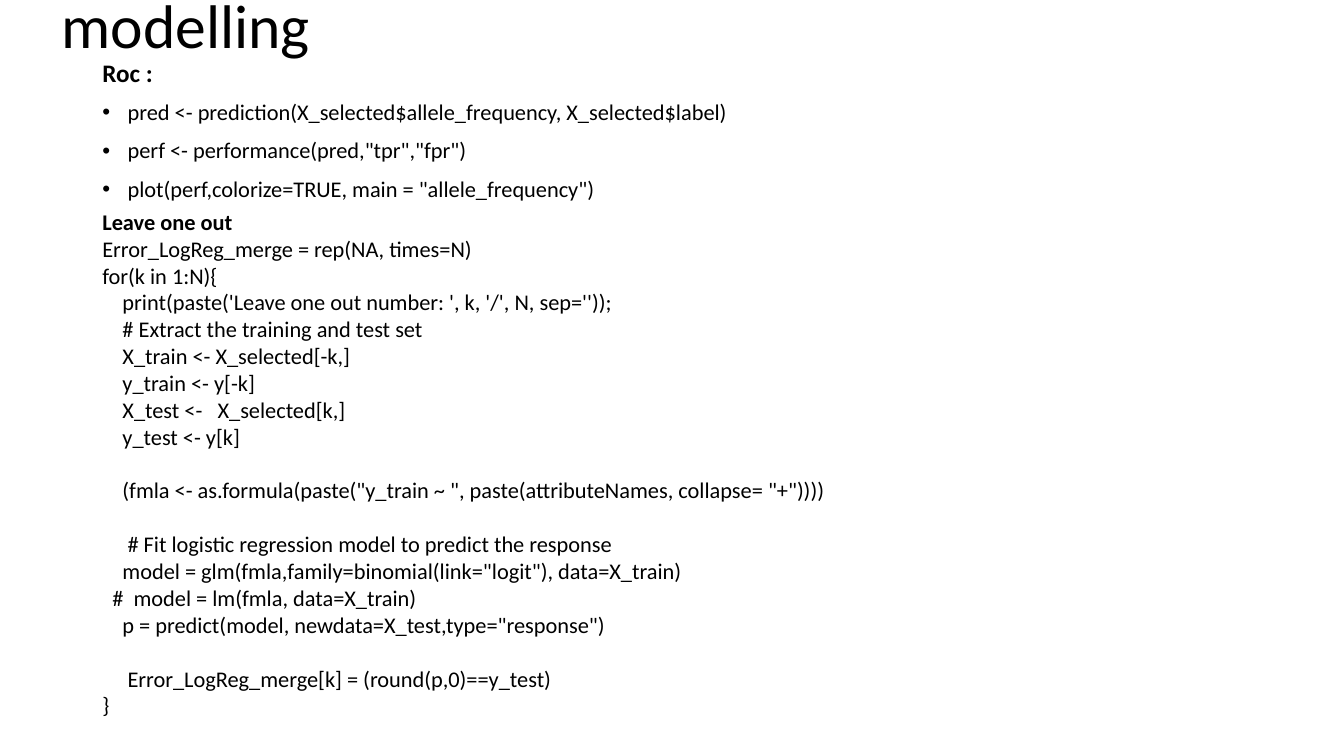
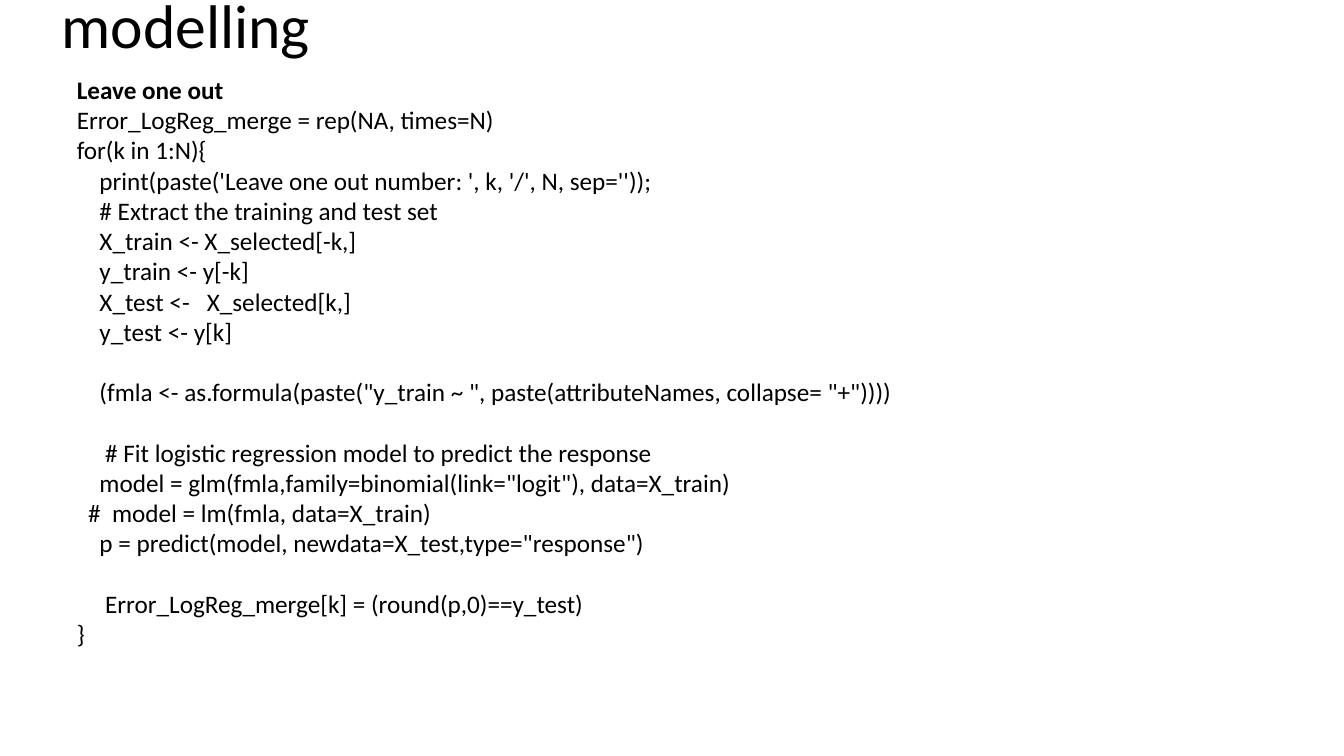
Before and after one commit to rforbiodatascience/2020_group01, a slide deck: slide 5 of Doc/questions_lean_11_05.pptx (slide 4 before the commit). Drawn at 1344x756 pixels with LibreOffice and Linux fonts; fonts in the diff are those of the drawing. Boxes give left, top, right and bottom in pixels: in the first picture for what was removed or moved away, otherwise in the second. Text is boxed around its words. In the diff, an @@ line names an element or a change of style, - is before the commit and + after.

Commit message:
update slides

```diff
--- a/Doc/questions_lean_11_05.pptx
+++ b/Doc/questions_lean_11_05.pptx
@@ text "Leave one out": place and size @@
-text "Leave one out" at [102,215,763,691]
+text "Leave one out" at [77,82,822,618]
@@ text "Leave one out" at [77,82,822,618]: size 16 to 18 pt @@
@@ text removed at [102,65,726,201] @@
-Roc :
-• pred <- prediction(X_selected$allele_frequency, X_selected$label)
-• perf <- performance(pred,"tpr","fpr")
-• plot(perf,colorize=TRUE, main = "allele_frequency")
```
Also in this commit, not shown: 1 slide added, 1 other file.
